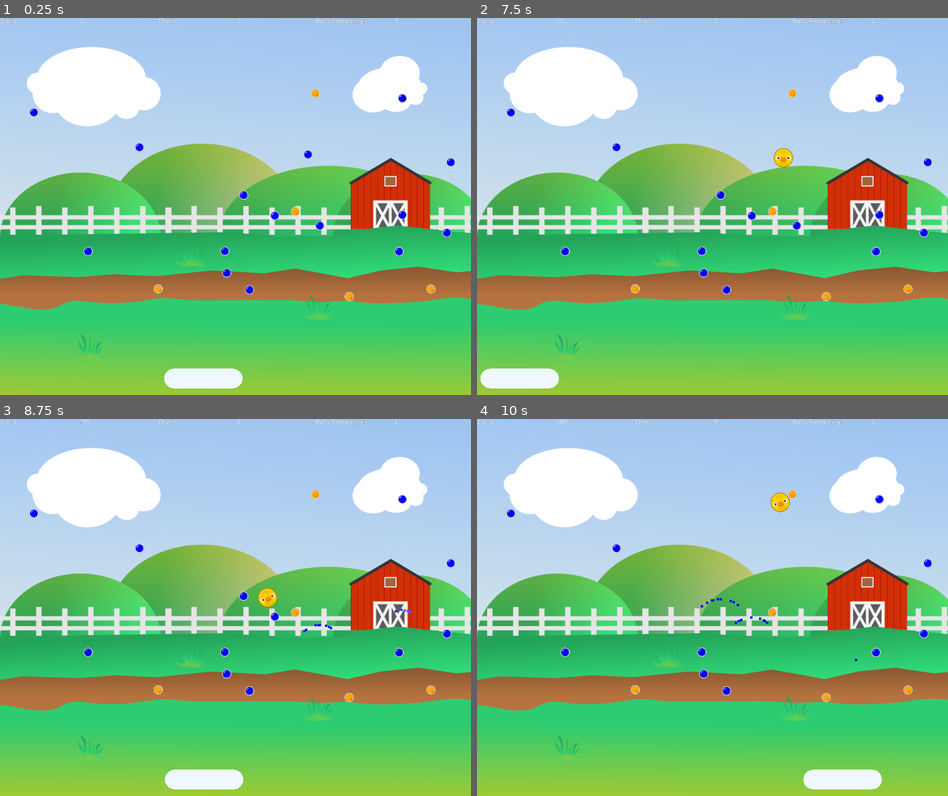
Above: before the commit, frames 1-4 (two rows, left to right).
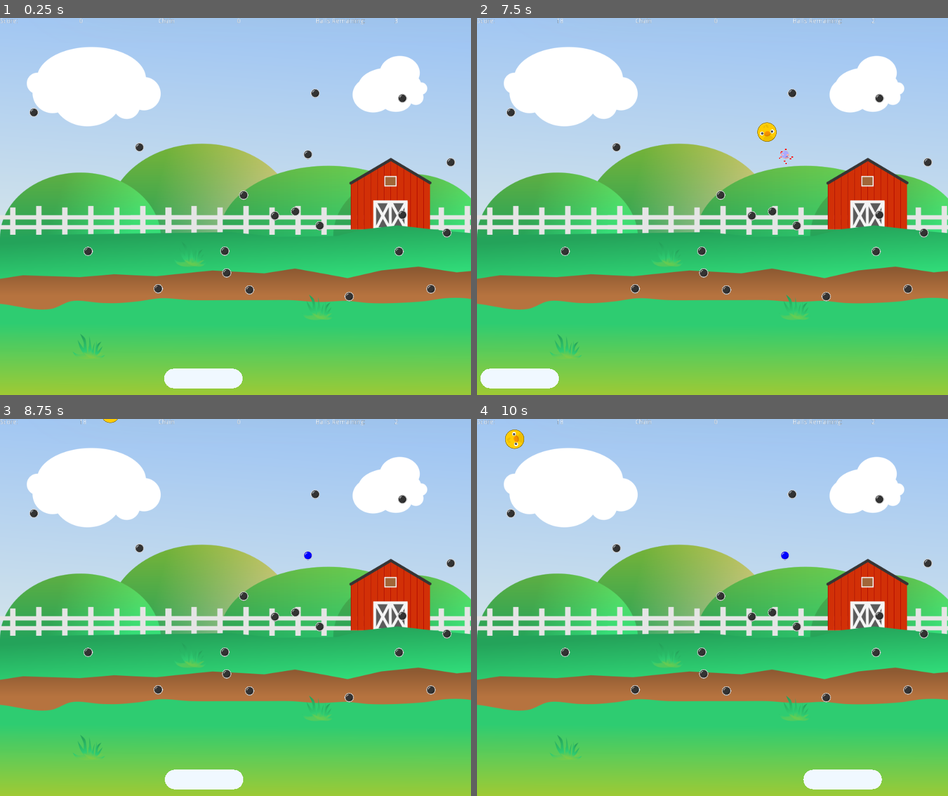
Above: after the commit, the same moments.

Repository: doctor-g/GGJ21
Game: Godot game, scene res://src/Level.tscn
Same seed, same stepped clock (60 frames per second), same inputs: the game is played once before the commit and once after it.
Inputs (mouse positions are in pixels of both pictures, inside the frame that each line leads up to):
- Up to frame 1 (0.25 s): no input
- Up to frame 2 (7.5 s): move the mouse to (816, 187) at 0.52 s; click (816, 187) at 0.67 s; move the mouse to (618, 225) at 1.27 s; click (618, 225) at 1.42 s; move the mouse to (759, 123) at 2.02 s; click (759, 123) at 2.17 s; move the mouse to (688, 281) at 2.77 s; click (688, 281) at 2.92 s; move the mouse to (853, 263) at 3.52 s; click (853, 263) at 3.67 s; move the mouse to (571, 149) at 4.27 s; click (571, 149) at 4.42 s; move the mouse to (736, 206) at 5.02 s; click (736, 206) at 5.17 s; move the mouse to (641, 112) at 5.77 s; click (641, 112) at 5.92 s; move the mouse to (816, 187) at 6.52 s; click (816, 187) at 6.67 s; move the mouse to (618, 225) at 7.27 s; click (618, 225) at 7.42 s
- Up to frame 3 (8.75 s): move the mouse to (282, 524) at 8.02 s; click (282, 524) at 8.17 s
- Up to frame 4 (10 s): move the mouse to (688, 682) at 8.77 s; click (688, 682) at 8.92 s; move the mouse to (853, 664) at 9.52 s; click (853, 664) at 9.67 s

The runs differ from the first frame. In frame 1, 0.6% of the frame differs, in the area x 6-97%, y 18-75%; in frame 2, 0.9%; in frame 3, 0.8%; in frame 4, 1.0%, in the area x 5-97%, y 0-75%.

Commit message:
Change color sequence

Diff:
--- a/project/src/Peg.gd
+++ b/project/src/Peg.gd
@@ -14,7 +14,7 @@
 onready var _colored_part := $PegBackground
 onready var _tween := $Tween
 
-var _health_colors := [Color.blue, Color.orange, Color.red]
+var _health_colors := [Color.blue, Color.red, Color(0.2,0.2,0.2)]
 
 
 func _ready():
--- a/project/src/PegGenerator.gd
+++ b/project/src/PegGenerator.gd
@@ -6,8 +6,8 @@
 
 export var max_pegs := 20
 export var min_distance_between_pegs := 40.0
-export var upgraded_pegs := 5
-export var max_peg_health := 2
+export var upgraded_pegs := 40
+export var max_peg_health := 3
 
 var _peg_positions := []
 var _spawn_area_offset := Vector2.ZERO
